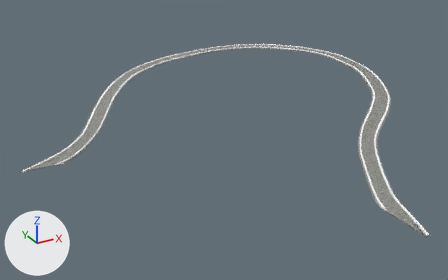
A saved change to the FBX model Assets/Project/Graphics/3D/Models/MODULAR ROADS/Round.FBX.
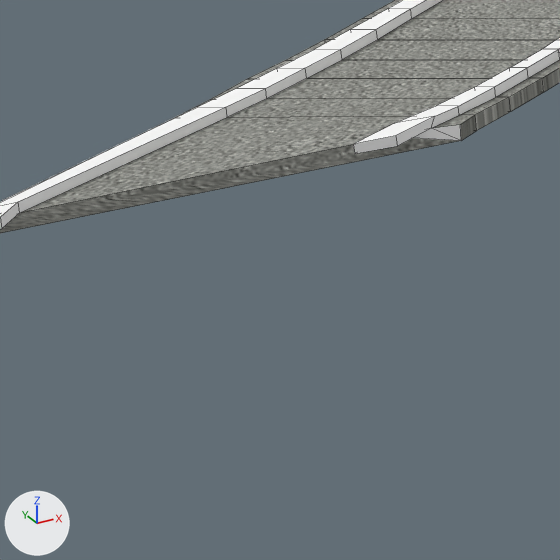
The first picture shows the older version from a 50 mm lens placed at (-48.2, -81.3, 40.0), pointed at (-5.3, -3.3, 1.1). The close-ups show both versions on the part from 6% to 16% of the width and 54% to 71% of the height of that picture; other places that the commit changed are outside them. The lights are fixed; the arrows at lower left show +X, +Y and +Z. The close-ups show mesh edges as thin lines. Where no turn or scale is listed for an object, it has been applied to the vertices. Vertices at the same position are counted once.

In view in the first close-up: 'Round1', 'Round2', 'Round3'.
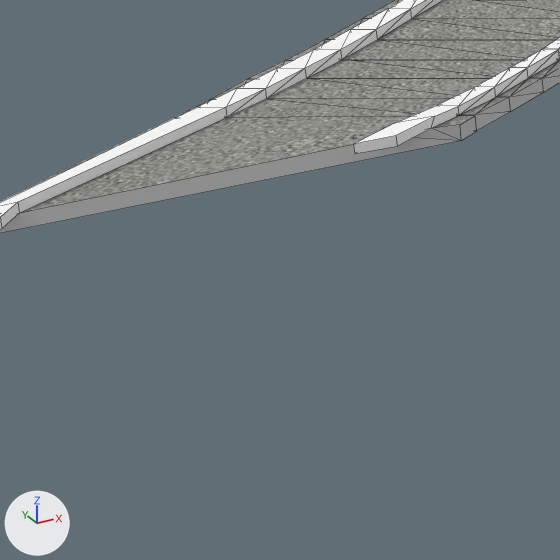
The newer file is also turned or shifted as a whole; pictures and numbers use the older file's frame.

Location of each change, (x1, y1, x2, y2) in pixels of the close-ups (560 x 560 px):
part 1 of me_round2_ncl1_1, built on: (174, 49, 560, 130) in both
part 2 of me_round1_ncl1_1, built on: before (106, 115, 477, 151); after (433, 115, 477, 140)
part 3 of me_round1_ncl1_1, recoloured: (414, 125, 461, 141) in both
part 4 of me_round1_ncl1_1, recoloured: (0, 138, 459, 233) in both

The change, as a diff of the scene's bpy script:
```diff
--- a/Assets/Project/Graphics/3D/Models/MODULAR ROADS/Round.FBX.py
+++ b/Assets/Project/Graphics/3D/Models/MODULAR ROADS/Round.FBX.py
@@ mat_mtl_bridge2 @@
+mat_mtl_bridge2 = principled_material('Mtl_Bridge2')
+mat_mtl_bridge2.base_color = (0.588, 0.588, 0.588)  # light grey #cacaca
+mat_mtl_bridge2.roughness = 0.859
@@ mat_material__39 @@
+mat_material__39 = principled_material('Material #39')
+mat_material__39.base_color = (0.588, 0.588, 0.588)  # light grey #cacaca
+mat_material__39.roughness = 0.859
@@ me_round1_ncl1_1 @@
 # used by ob_round1; location = (0.0, 0.0, 0.0)
 # verts and faces of me_round1_ncl1_1; kept vertices keep their numbers, new ones are numbered from 32
 # before: 20 (-28.82, 2.55, -0.01) at pixel (476, 130), 21 (-28.82, 2.55, 0.21) at pixel (475, 114), 22 (-32.14, 4.33, -0.01), 23 (-32.14, 4.33, 0.19) at pixel (174, 117), 24 (-31.86, 4.18, 0.19)
 # before: 25 (-28.99, 2.65, 0.21) at pixel (459, 115), 26 (-31.55, 4.02, 0.19) at pixel (227, 117), 27 (-29.23, 2.78, 0.2), 28 (-31.86, 4.18, 0.34) at pixel (197, 107), 29 (-28.99, 2.64, 0.34) at pixel (458, 106)
 # before: 30 (-29.23, 2.78, 0.34) at pixel (436, 105), 31 (-31.55, 4.01, 0.34) at pixel (226, 106)
-me_round1_ncl1_1.from_pydata(...)  # 32 vertices, 26 faces; spans x -35.32..-28.82, y 2.12..4.33, z -0.02..0.36
+me_round1_ncl1_1.from_pydata(...)  # 32 vertices, 29 faces; spans x -35.32..-28.82, y 2.12..4.33, z -0.02..0.36
+# me_round1_ncl1_1 part 2
+for i in [*range(20, 24)]: verts[i] += (0.0, 0.0, -0.01)
+faces += [(20, 22, 23, 21)]  # mat_mtl_bridge2 (light grey #cacaca)
+faces += [(25, 27, 30, 29), (24, 28, 31, 26)]  # mat_mtl_sideroadline (white #ffffff)
+# me_round1_ncl1_1 part 3: 2 faces spanning x -29.92..-29.05, y 2.38..2.44, z -0.02..0.22 switch from mat_mtl_sideroadline (white #ffffff) to mat_mtl_bridge2 (light grey #cacaca)
+# me_round1_ncl1_1 part 4: 4 faces spanning x -35.32..-28.82, y 2.38..4.33, z -0.02..0.21 switch from mat_mtl_sideroad (picture img_all_road_png) to mat_mtl_bridge2 (light grey #cacaca)
@@ me_round2_ncl1_1 @@
 # used by ob_round2; location = (0.0, 0.0, 0.0)
-me_round2_ncl1_1.from_pydata(...)  # 48 vertices, 36 faces; spans x -32.14..-27.28, y 2.55..5.34, z -0.01..0.36
+me_round2_ncl1_1.from_pydata(...)  # 48 vertices, 92 faces; spans x -32.14..-27.28, y 2.55..5.34, z -0.01..0.36
+# me_round2_ncl1_1 part 1
+# 36 faces are deleted
+# 22 new faces join them, mat_mtl_bridge2 (light grey #cacaca)
+# 24 new faces join them, mat_mtl_sideroad (picture img_all_road_png)
+# 36 new faces join them, mat_mtl_sideroadline (white #ffffff)
+# 10 new faces join them, mat_material__39 (light grey #cacaca)
 me_round2_ncl1_1.materials.append(mat_mtl_sideroadline)
 me_round2_ncl1_1.materials.append(mat_mtl_sideroad)
+me_round2_ncl1_1.materials.append(mat_material__39)  # light grey #cacaca
+me_round2_ncl1_1.materials.append(mat_mtl_bridge2)  # light grey #cacaca
```
